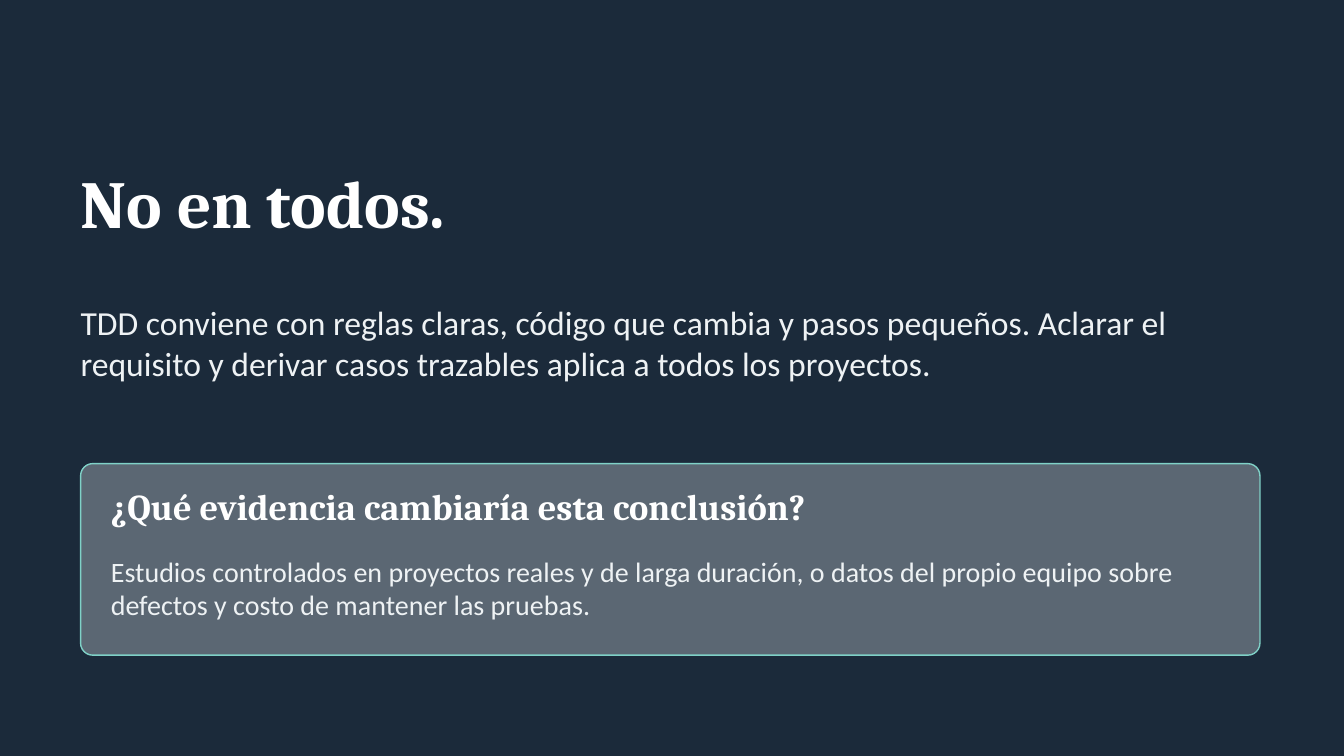
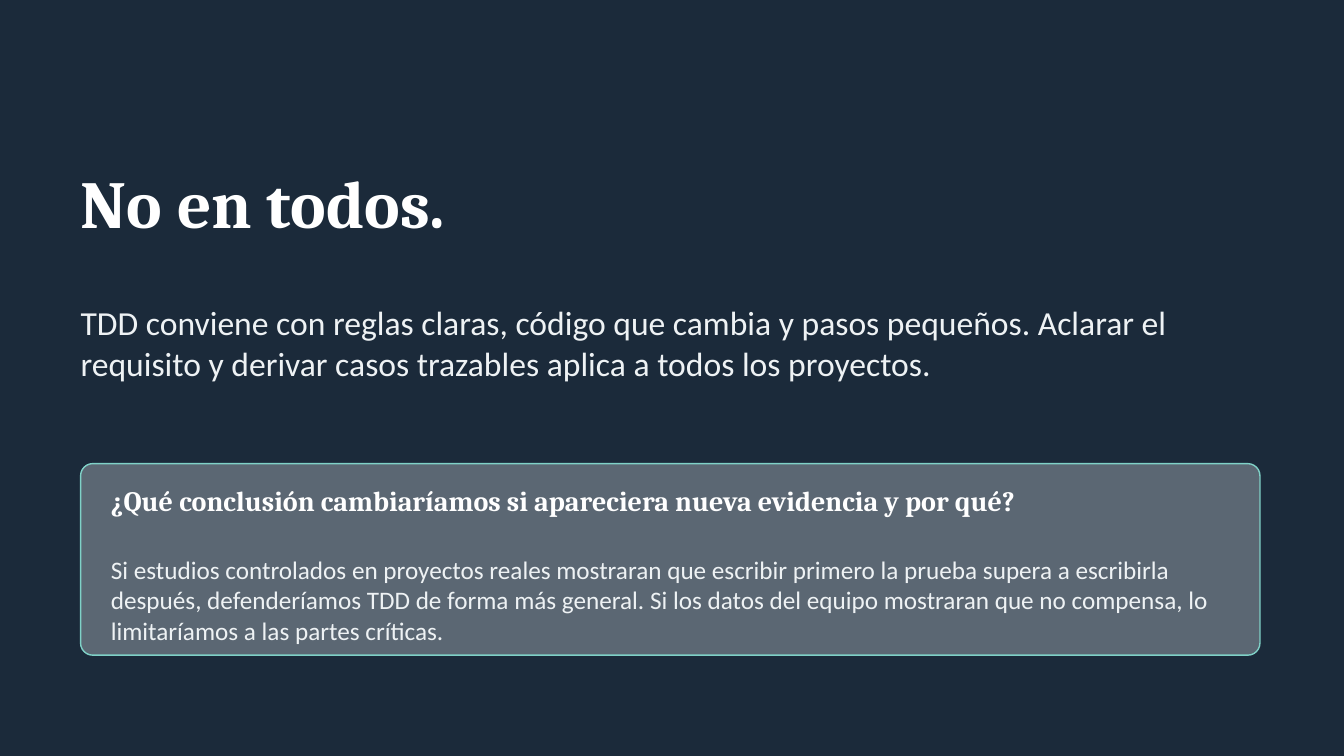
Before and after one commit to valesv24-ui/Investigaci-n-de-Casos-de-prueba-pruebas-unitarias-y-TDD, a slide deck: slide 18 of presentacion/Presentacion_Tema2_TDD.pptx. Drawn at 1344x756 pixels with LibreOffice and Linux fonts; fonts in the diff are those of the drawing. Boxes give left, top, right and bottom in pixels: in the first picture for what was removed or moved away, otherwise in the second. Text is boxed around its words. In the diff, an @@ line names an element or a change of style, - is before the commit and + after.

Commit message:
Planificación completa, lecciones por paso en formato de la guía y pregunta final textual

```diff
--- a/presentacion/Presentacion_Tema2_TDD.pptx
+++ b/presentacion/Presentacion_Tema2_TDD.pptx
@@ text at [111, 491, 1015, 517]: text changed; size 26 to 20 pt @@
-¿Qué evidencia cambiaría esta conclusión?
+¿Qué conclusión cambiaríamos si apareciera nueva evidencia y por qué?
@@ text at [111, 561, 1207, 644]: text changed; size 20 to 18 pt @@
-Estudios controlados en proyectos reales y de larga duración, o datos del propio equipo sobre defectos y costo de mantener las pruebas.
+Si estudios controlados en proyectos reales mostraran que escribir primero la prueba supera a escribirla después, defenderíamos TDD de forma más general. Si los datos del equipo mostraran que no compensa, lo limitaríamos a las partes críticas.
```
Also in this commit, not shown: 6 other files.
